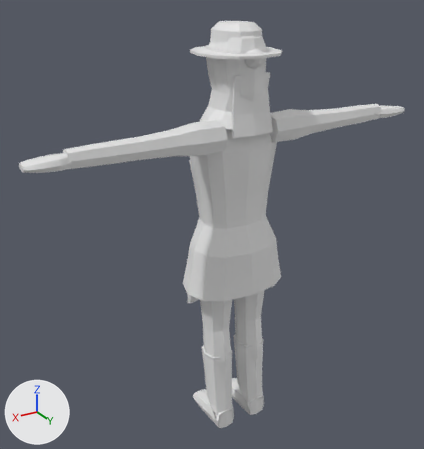
A saved change to the Blender file art/models/characters/human_f.blend.
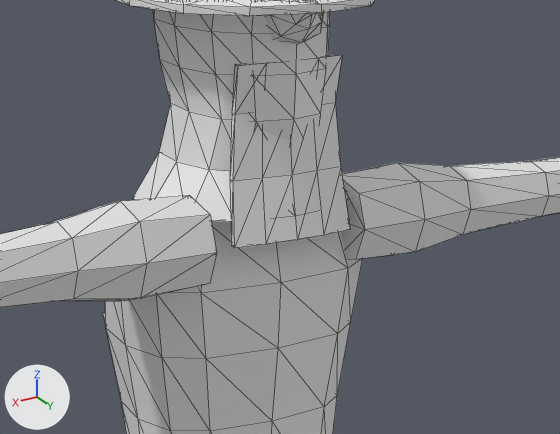
Each version appears first whole from a camera (50 mm lens) standing at (1.176, 1.795, 1.84) and looking at (0.055, -0.073, 0.906), and next in a close-up on the part from 36% to 81% of the width and 12% to 45% of the height. Lighting does not change. The marker at lower left points along +X, +Y and +Z. The first two pictures are the older version. The close-ups show mesh edges as thin lines.

Names of what the first close-up shows: 'Body', 'Hair_Bound', 'Hair_Long', 'Hat_Brimmed', 'Hood'.
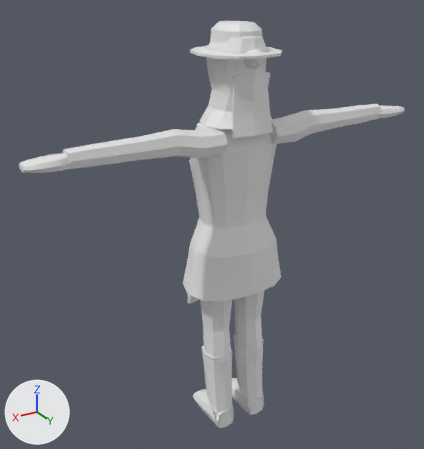
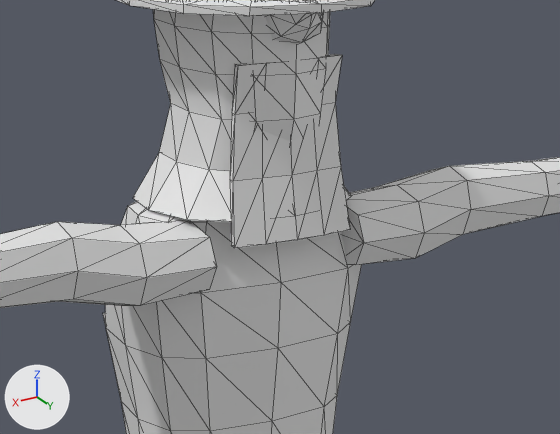
Where the change shows, as pixel boxes [x1, y1, x2, y2] in the close-ups (560 x 434 px; the box of a moved part takes in the faces that stretch with it):
part 1 of me_tunic, moved or reshaped
    before: [120, 195, 210, 222]
    after: [58, 220, 209, 244]
part 2 of me_tunic, moved or reshaped
    before: [140, 215, 217, 263]
    after: [72, 237, 217, 278]
part 3 of me_tunic, moved or reshaped
    before: [140, 253, 217, 299]
    after: [74, 267, 216, 306]
part 4 of me_tunic, moved or reshaped (not visible afterwards)
    before: [342, 180, 364, 260]
part 5 of me_tunic, moved or reshaped (not visible before)
    after: [349, 185, 394, 195]
part 6 of me_tunic, moved or reshaped (not visible afterwards)
    before: [342, 163, 419, 193]
part 7 of me_tunic, moved or reshaped
    before: [359, 181, 425, 229]
    after: [346, 185, 424, 265]
part 8 of me_tunic, moved or reshaped
    before: [356, 219, 425, 259]
    after: [342, 207, 424, 265]
part 9 of me_tunic, moved or reshaped
    before: [51, 163, 471, 302]
    after: [60, 166, 471, 306]

The change, as a list of edits to the scene's bpy script:
```text
Change me_tunic:
    where me_tunic.from_pydata(...)  # 2926 vertices, 1526 faces; spans x -0.8..0.8, y -0.17..0.14, z 0.0..1.64
    used by ob_body; location = (0.0, 0.0, 0.0)
    me_tunic part 1: the loose piece of 4 vertices spanning x 0.11..0.2, y 0.06..0.11, z 1.35..1.37 is moved by (0.0, 0.0, -0.03)
    me_tunic part 2: the loose piece of 4 vertices spanning x 0.11..0.2, y 0.1..0.12, z 1.31..1.35 is moved by (0.0, 0.0, -0.02)
    me_tunic part 3: the loose piece of 4 vertices spanning x 0.11..0.2, y 0.1..0.12, z 1.26..1.31 is moved by (0.0, 0.0, -0.01)
    me_tunic part 4: the loose piece of 8 vertices spanning x -0.11, y 0.0..0.12, z 1.25..1.36 is scaled about its middle by (0.5, 1, 0.765), then moved by (0.0, 0.0, -0.02)
    me_tunic part 5: the loose piece of 4 vertices spanning x -0.2..-0.11, y 0.01..0.06, z 1.35..1.37 is moved by (0.0, 0.0, -0.03)
    me_tunic part 6: the loose piece of 4 vertices spanning x -0.2..-0.11, y 0.06..0.11, z 1.35..1.37 is moved by (0.0, 0.0, -0.03)
    me_tunic part 7: the loose piece of 4 vertices spanning x -0.2..-0.11, y 0.1..0.12, z 1.31..1.35 is moved by (0.0, 0.0, -0.02)
    me_tunic part 8: the loose piece of 4 vertices spanning x -0.2..-0.11, y 0.1..0.12, z 1.26..1.31 is moved by (0.0, 0.0, -0.01)
    me_tunic part 9: 36 of the vertices in x -0.2..0.2, y 0.0..0.12, z 1.26..1.37 are scaled about their middle by (1, 1, 0.806), then moved by (0.0, 0.0, -0.02)
```
